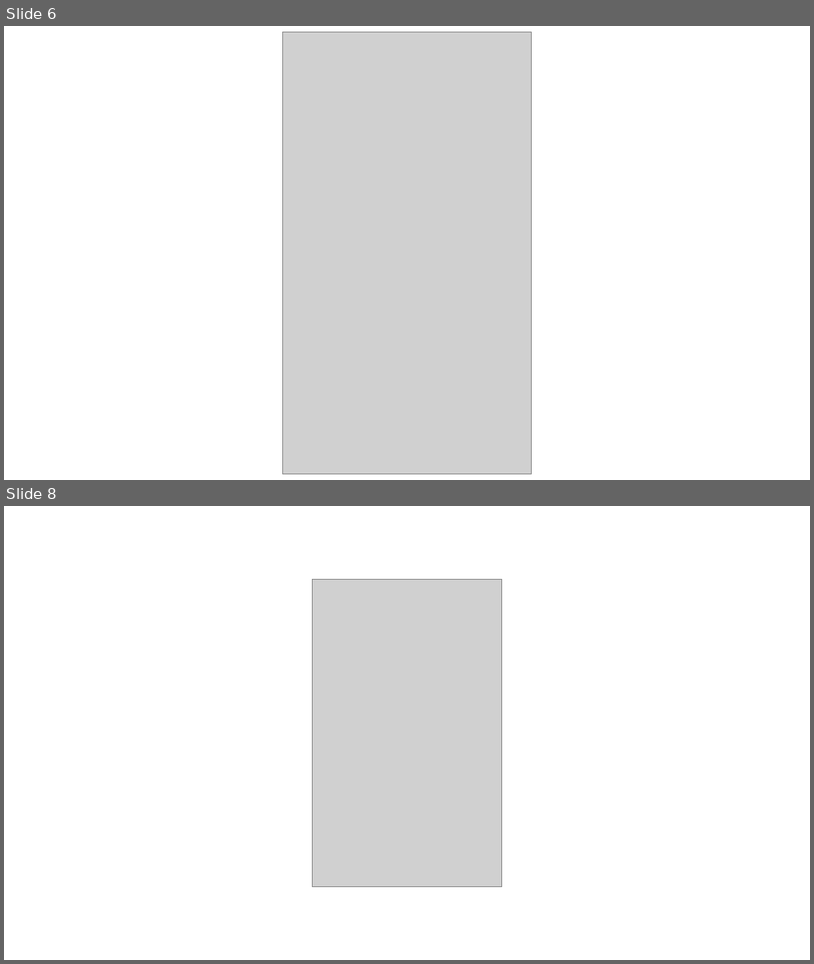
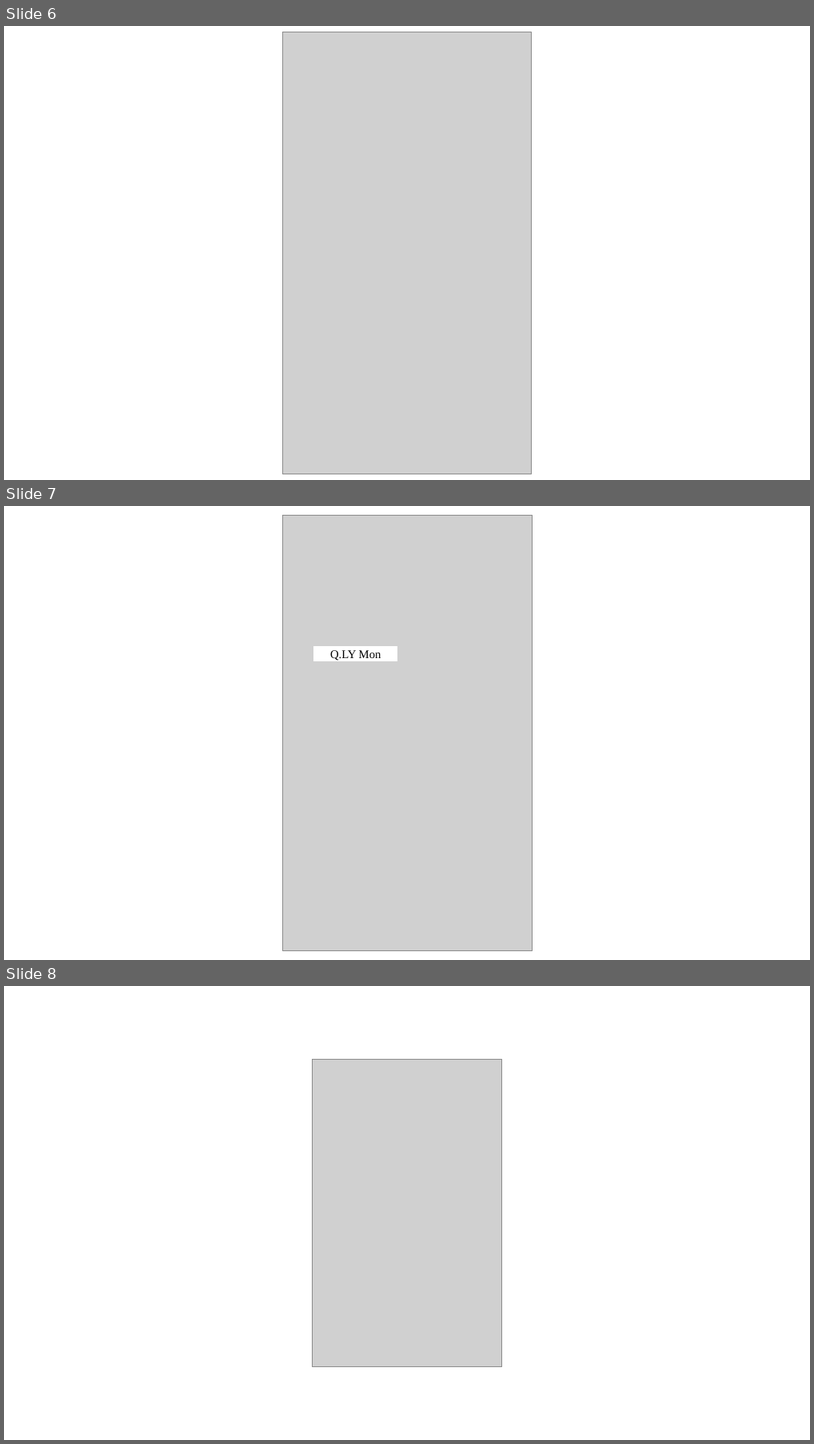
Before and after one commit to aokidai/androidcuoiki, a slide deck: bctt.pptx. Shown one above the other, each under a label of ours: slides 6 and 8 before the commit, slides 6, 7 and 8 after it; the slides between them are not shown. The pictures are 814x964 and 814x1444 pixels, drawn with LibreOffice and Linux fonts; fonts in the diff are those of the drawing; grey boxes stand for pictures. Boxes give left, top, right and bottom in pixels: in the first picture for what was removed or moved away, otherwise in the second. Text is boxed around its words. In the diff, an @@ line names an element or a change of style, - is before the commit and + after.

Commit message:
hhh

```diff
--- a/bctt.pptx
+++ b/bctt.pptx
@@ slide 7 added at [4,506,810,960], background #FFFFFF @@
@@ picture added at [282,516,532,951] @@
@@ rectangle added at [314,646,398,660], fill #FFFFFF, outline #FFFFFF 1 pt, 14 pt, text #000000 @@
+Q.LY Mon
```
Also in this commit, not shown: 2 other slides added, 3 slides removed.
